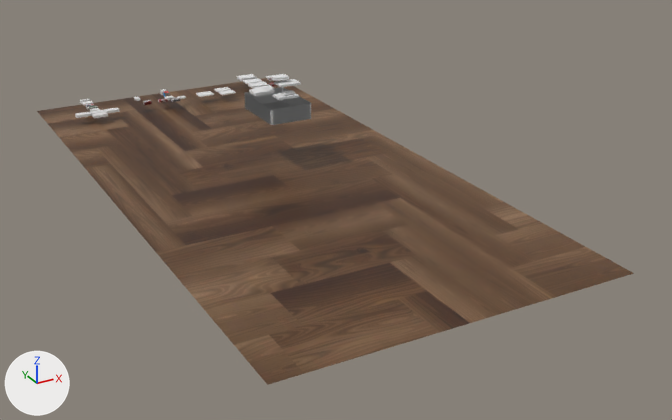
A saved change to the Blender file blender/synthetic_data_generator.blend.
Camera for both pictures: a 50 mm lens placed at (-3.44, -7.47, 2.74), pointed at (0.38, -0.54, -0.73). Arrows for +X, +Y and +Z are at lower left; the lights stay in place.

Names of what the first picture shows: 'Plane.001', 'container', 'wp_vol2.002', 'wp_vol3.002', 'wp_vol4.002', 'zendium_1.002'.
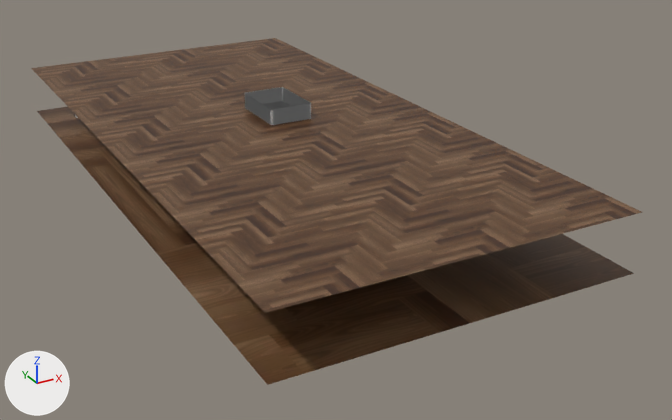
Changed parts and their boxes (x1, y1, x2, y2) in the pictures (672 x 420 px):
'Plane.002', shown: after (31, 38, 642, 313)
'wp_vol4.002', deleted: before (249, 87, 275, 96)
'wp_vol3.002', deleted: before (275, 79, 301, 87)
'wp_vol2.002', deleted: before (273, 92, 299, 100)
'zendium_1.002', deleted: before (271, 74, 289, 81)
'Cube.003', deleted: before (282, 90, 294, 95)
'Plane.001', unchanged, covered by the edit: before (37, 78, 634, 385); after (37, 107, 634, 385)

What the commit changed:
Object 'Plane.002' (ob_plane_002) is now shown.
Object 'wp_vol3.002' (ob_wp_vol3_002) is deleted.
Object 'Cube.003' (ob_cube_003) is deleted.
Object 'wp_vol2.002' (ob_wp_vol2_002) is deleted.
Object 'wp_vol4.002' (ob_wp_vol4_002) is deleted.
Object 'zendium_1.002' (ob_zendium_1_002) is deleted.
